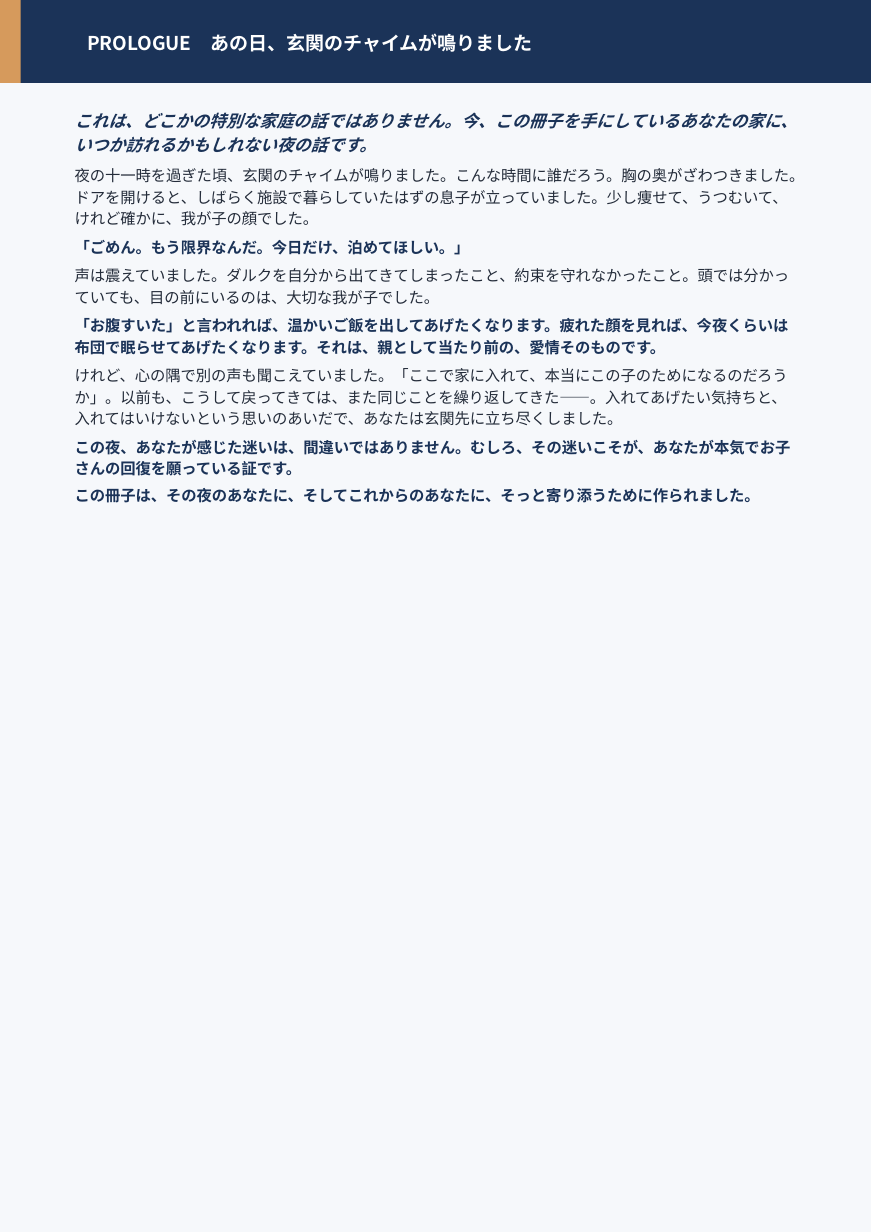
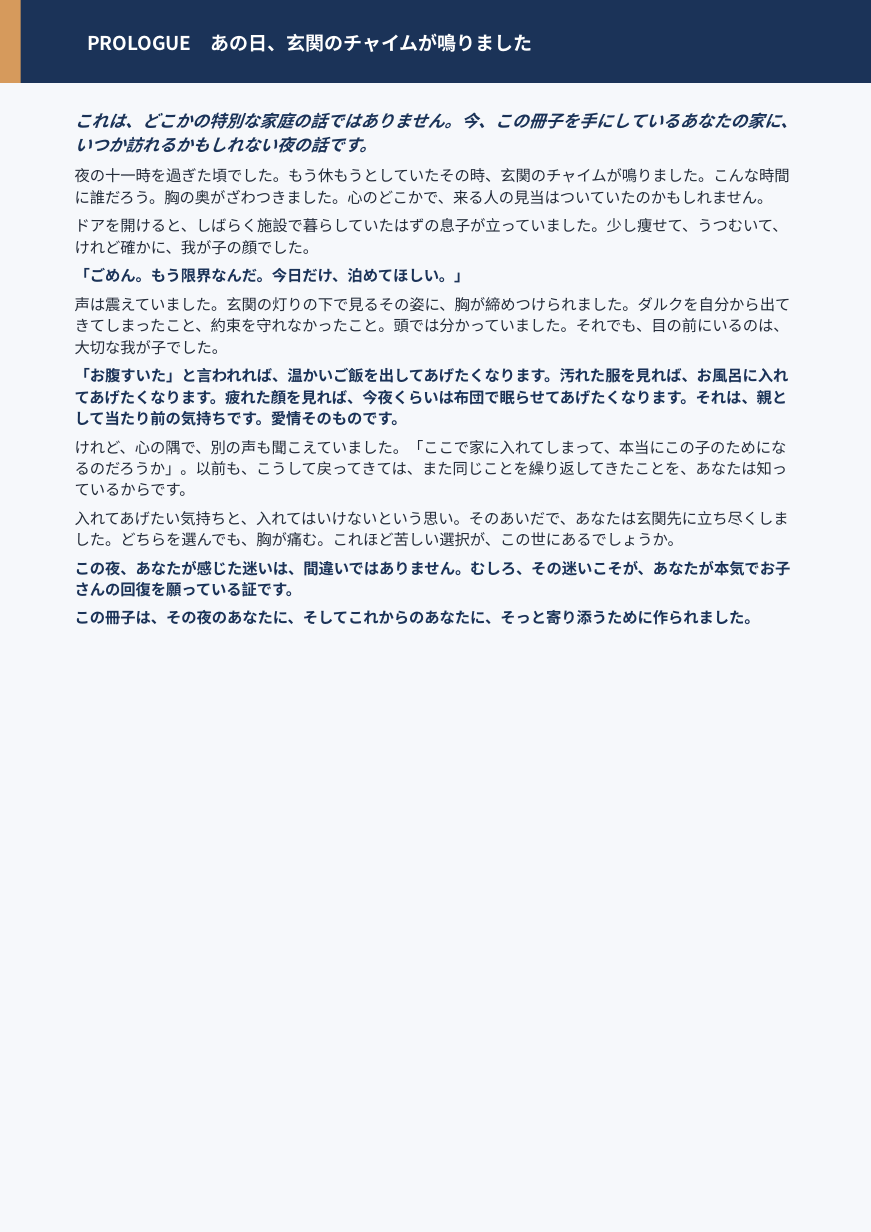
Before and after one commit to hiderock84-sys/darca, a slide deck: slide 3 of public/manual.pptx. Drawn at 871x1232 pixels with LibreOffice and Linux fonts; fonts in the diff are those of the drawing. Boxes give left, top, right and bottom in pixels: in the first picture for what was removed or moved away, otherwise in the second. Text is boxed around its words. In the diff, an @@ line names an element or a change of style, - is before the commit and + after.

```diff
--- a/public/manual.pptx
+++ b/public/manual.pptx
@@ text at [75, 168, 790, 255]: text changed @@
-夜の十一時を過ぎた頃、玄関のチャイムが鳴りました。こんな時間に誰だろう。胸の奥がざわつきました。ドアを開けると、しばらく施設で暮らしていたはずの息子が立っていました。少し痩せて、うつむいて、けれど確かに、我が子の顔でした。
+夜の十一時を過ぎた頃でした。もう休もうとしていたその時、玄関のチャイムが鳴りました。こんな時間に誰だろう。胸の奥がざわつきました。心のどこかで、来る人の見当はついていたのかもしれません。
+ドアを開けると、しばらく施設で暮らしていたはずの息子が立っていました。少し痩せて、うつむいて、けれど確かに、我が子の顔でした。
@@ text at [75, 297, 791, 547]: text changed @@
-声は震えていました。ダルクを自分から出てきてしまったこと、約束を守れなかったこと。頭では分かっていても、目の前にいるのは、大切な我が子でした。
-「お腹すいた」と言われれば、温かいご飯を出してあげたくなります。疲れた顔を見れば、今夜くらいは布団で眠らせてあげたくなります。それは、親として当たり前の、愛情そのものです。
-けれど、心の隅で別の声も聞こえていました。「ここで家に入れて、本当にこの子のためになるのだろうか」。以前も、こうして戻ってきては、また同じことを繰り返してきた——。入れてあげたい気持ちと、入れてはいけないという思いのあいだで、あなたは玄関先に立ち尽くしました。
+声は震えていました。玄関の灯りの下で見るその姿に、胸が締めつけられました。ダルクを自分から出てきてしまったこと、約束を守れなかったこと。頭では分かっていました。それでも、目の前にいるのは、大切な我が子でした。
+「お腹すいた」と言われれば、温かいご飯を出してあげたくなります。汚れた服を見れば、お風呂に入れてあげたくなります。疲れた顔を見れば、今夜くらいは布団で眠らせてあげたくなります。それは、親として当たり前の気持ちです。愛情そのものです。
+けれど、心の隅で、別の声も聞こえていました。「ここで家に入れてしまって、本当にこの子のためになるのだろうか」。以前も、こうして戻ってきては、また同じことを繰り返してきたことを、あなたは知っているからです。
+入れてあげたい気持ちと、入れてはいけないという思い。そのあいだで、あなたは玄関先に立ち尽くしました。どちらを選んでも、胸が痛む。これほど苦しい選択が、この世にあるでしょうか。
```
Also in this commit, not shown: 8 other files.
